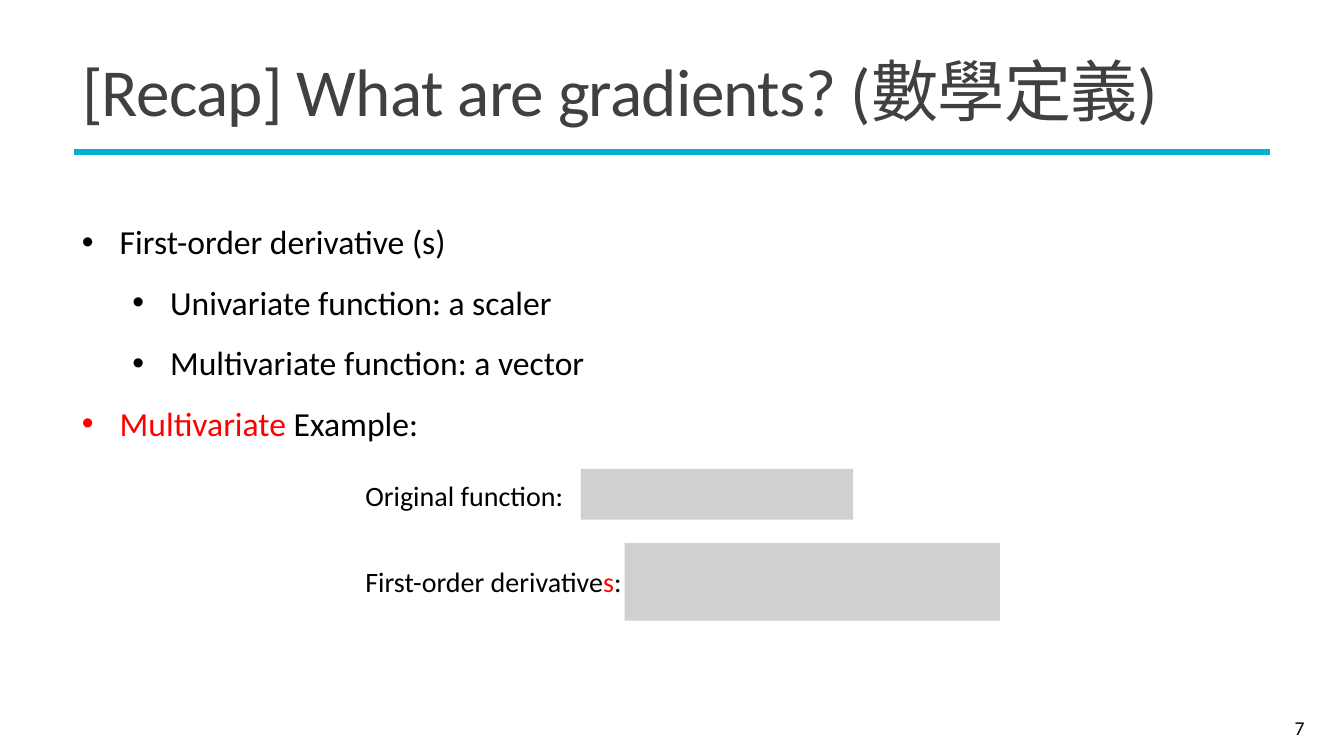
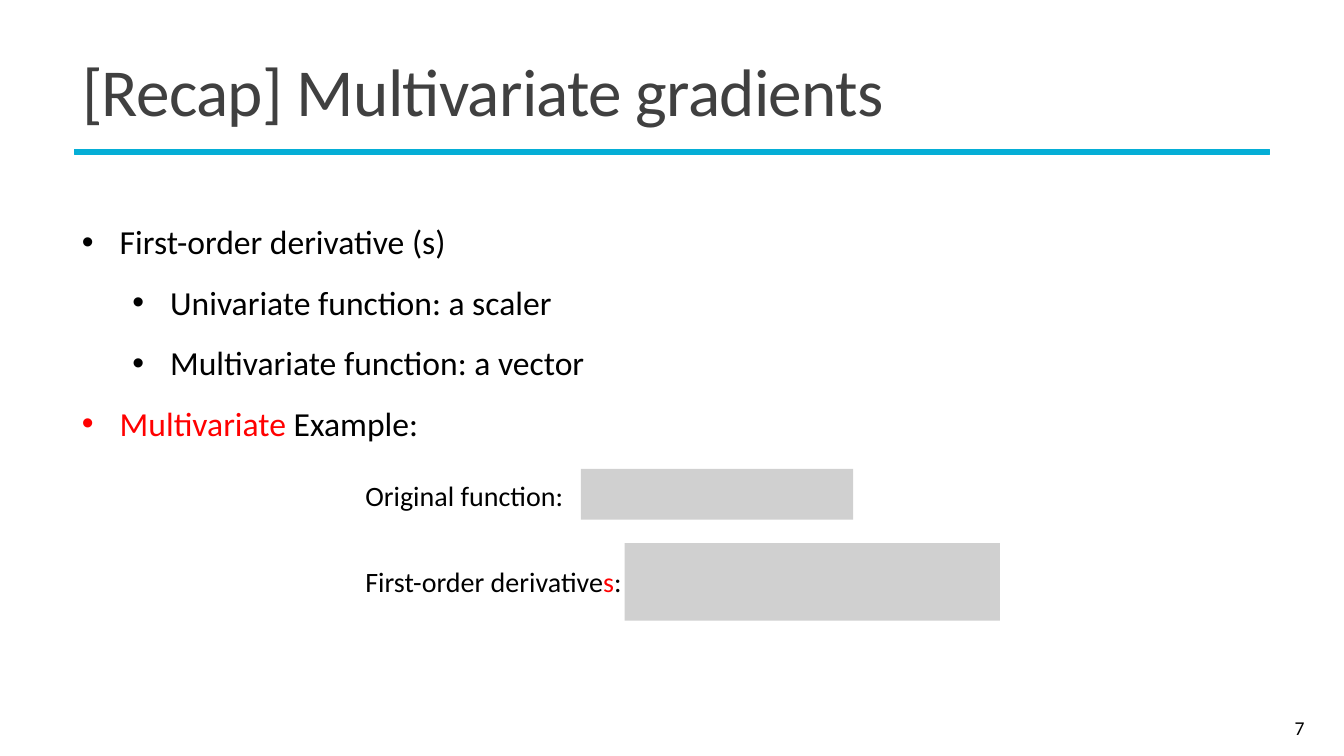
Before and after one commit to mcps5601/CGUDL_2025_Spring, a slide deck: slide 7 of slides/backprop_0303.pptx. Drawn at 1344x756 pixels with LibreOffice and Linux fonts; fonts in the diff are those of the drawing; grey boxes stand for pictures; background and template pictures are left out. Boxes give left, top, right and bottom in pixels: in the first picture for what was removed or moved away, otherwise in the second. Text is boxed around its words. In the diff, an @@ line names an element or a change of style, - is before the commit and + after.

```diff
--- a/slides/backprop_0303.pptx
+++ b/slides/backprop_0303.pptx
@@ title at bbox=[82, 67, 884, 128]: text changed @@
-[Recap] What are gradients? (數學定義)
+[Recap] Multivariate gradients
```
Also in this commit, not shown: 6 other slides changed.
